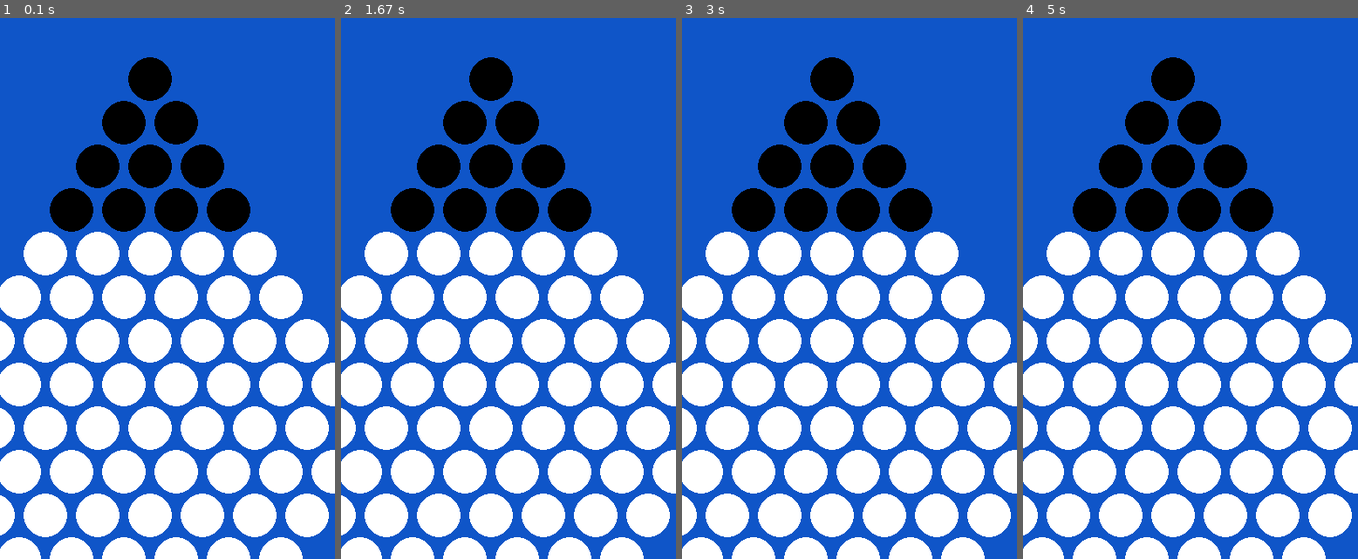
Above: before the commit, frames 1-4 (left to right).
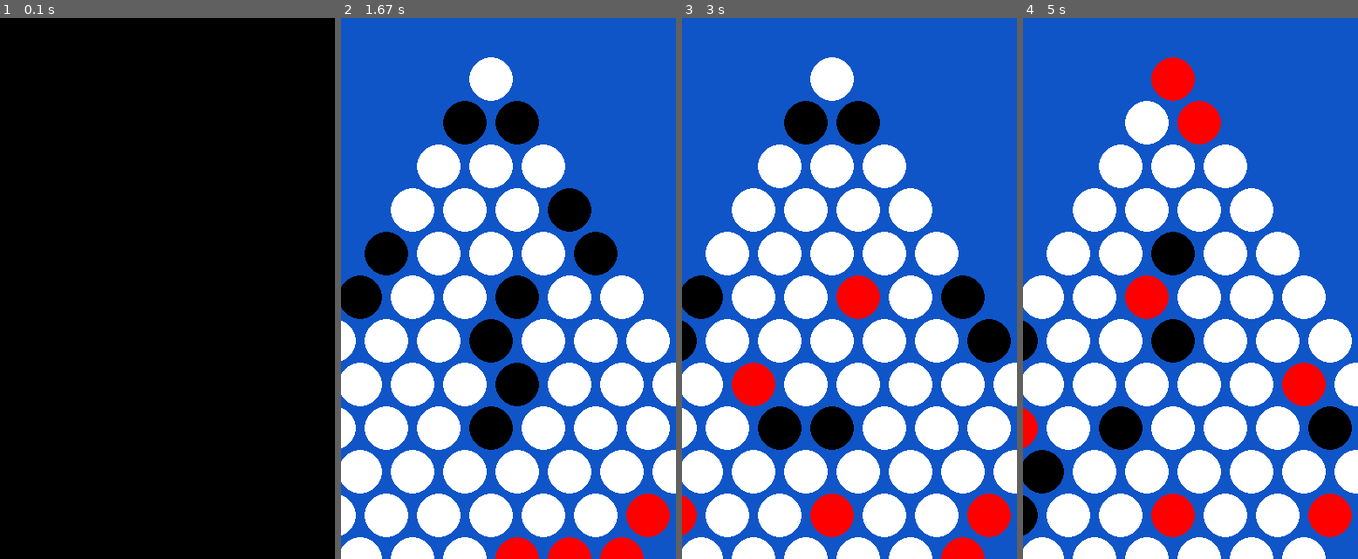
Above: after the commit, the same moments.

Repository: MaxMaiche/L3IAProjet
Game: pygame game, started from pygameGUI.py
Two runs of this game, one before a commit and one after it. Both use one fixed random seed, a clock stepped at 60 frames per second and the inputs below.
Inputs:
- Up to frame 1 (0.1 s): no input
- Up to frame 2 (1.67 s): no input
- Up to frame 3 (3 s): no input
- Up to frame 4 (5 s): no input

The runs differ from the first frame. In frame 1, 92% of the frame differs, in the area x 0-100%, y 0-100%; in frame 2, 13%; in frame 3, 15%; in frame 4, 16%.

Commit message:
Update pygameGUI.py

Diff:
--- a/pygameGUI.py
+++ b/pygameGUI.py
@@ -5,6 +5,8 @@
 pygame.init()
 
 HEIGHT= get_monitors()[0].height - 100
+if HEIGHT > 1000:
+    HEIGHT = 1000
 WIDTH = int(HEIGHT*0.7)-50
 #WIDTH, HEIGHT = 700, 1000
 WIN = pygame.display.set_mode((WIDTH, HEIGHT))
@@ -80,7 +82,7 @@
     draw_coupsValide(coups, circles)
 
     if game.end:
-        font = pygame.font.SysFont('comicsans', 100)
+        font = pygame.font.SysFont('comicsans', 75)
         text = font.render('Fin de la partie', 1, (255,0,255))
         WIN.blit(text, (WIDTH/2 - text.get_width()/2, HEIGHT/2 - text.get_height()/2))
 
@@ -133,7 +135,7 @@
                 if not trouve:
                     coups = set()
 
-        sec = 0.0
+        sec = 0.1
         if game.turn%2 == 1:
             if game.joueur1.type == 1:
                 game.end = agent.randomAgent(game,1)
@@ -155,5 +157,5 @@
     pygame.quit()
 
 if __name__ == "__main__":
-    game = game.Game(0,2) #0 = joueur, 1 = random, 2 = greedy
+    game = game.Game(2,2) #0 = joueur, 1 = random, 2 = greedy
     main(game)
